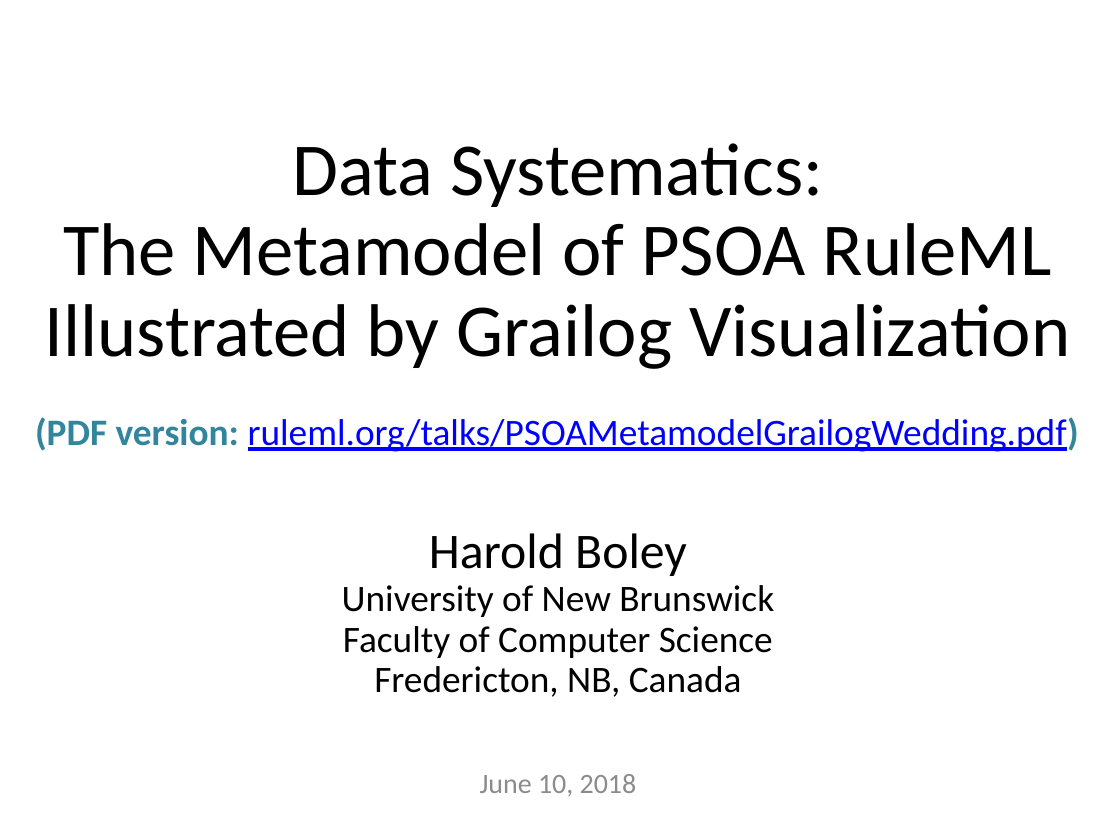
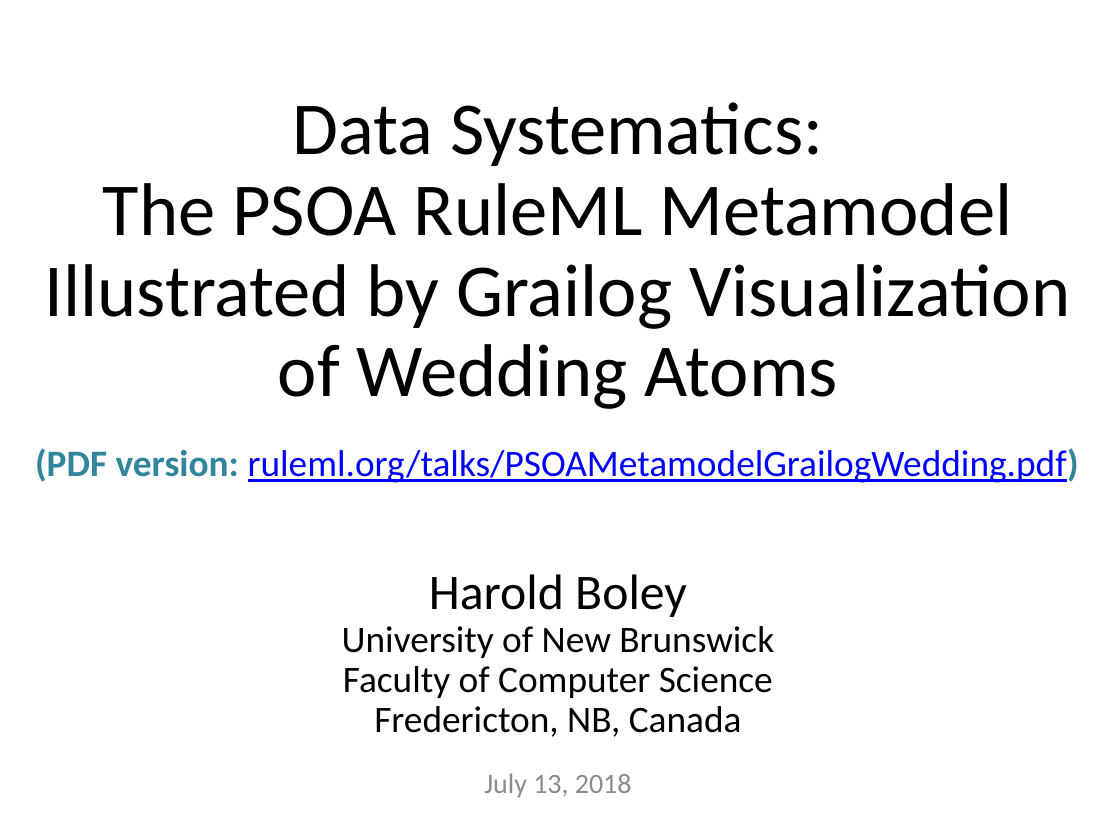
Before and after one commit to RuleML/ruleml-website, a slide deck: slide 1 of talks/PSOAMetamodelGrailogWedding.pptx. Drawn at 1120x840 pixels with LibreOffice and Linux fonts; fonts in the diff are those of the drawing. Boxes give left, top, right and bottom in pixels: in the first picture for what was removed or moved away, otherwise in the second. Text is boxed around its words. In the diff, an @@ line names an element or a change of style, - is before the commit and + after.

```diff
--- a/talks/PSOAMetamodelGrailogWedding.pptx
+++ b/talks/PSOAMetamodelGrailogWedding.pptx
@@ title at bbox=[45, 102, 1070, 737]: text changed @@
-Data Systematics:
-The Metamodel of PSOA RuleML Illustrated by Grailog Visualization
-Harold Boley
-University of New Brunswick
-Faculty of Computer Science
-Fredericton, NB, Canada
+Data Systematics:
+The PSOA RuleML Metamodel Illustrated by Grailog Visualization
+of Wedding Atoms
+Harold Boley
+University of New Brunswick
+Faculty of Computer Science
+Fredericton, NB, Canada
@@ text "(PDF version: ruleml.org/talks/PSOAMetamodelGrailogWedding.p ...": place and size @@
-text "(PDF version: ruleml.org/talks/PSOAMetamodelGrailogWedding.p ..." at bbox=[35, 417, 1079, 452]
+text "(PDF version: ruleml.org/talks/PSOAMetamodelGrailogWedding.p ..." at bbox=[35, 448, 1079, 483]
@@ subtitle at bbox=[484, 773, 632, 798]: text changed @@
-June 10, 2018
+July 13, 2018
```
Also in this commit, not shown: 3 other slides changed, 1 other file.
